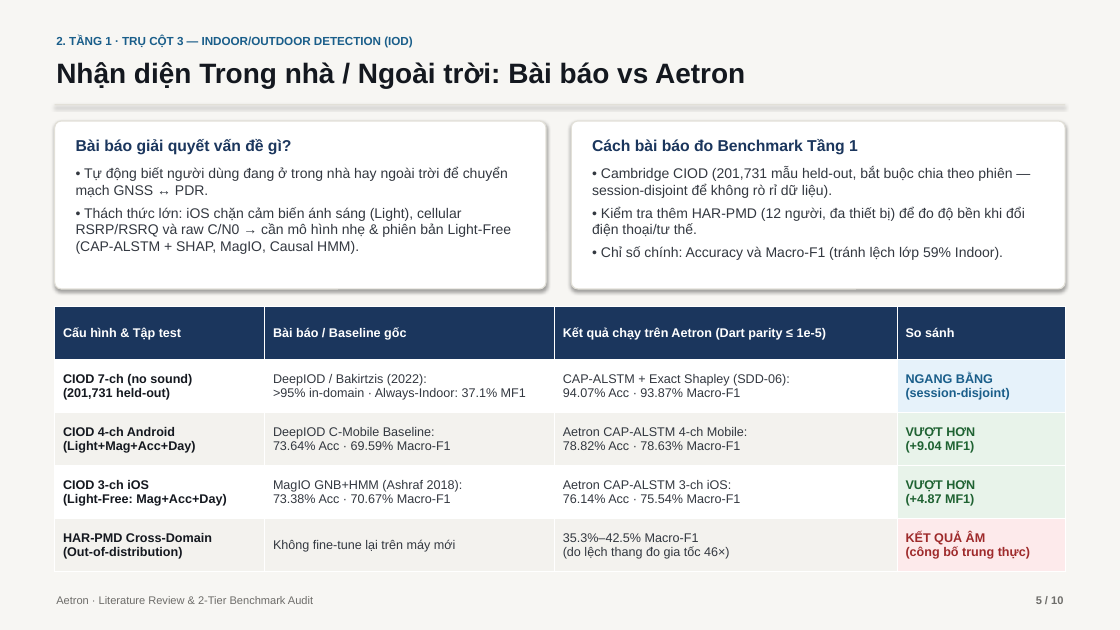
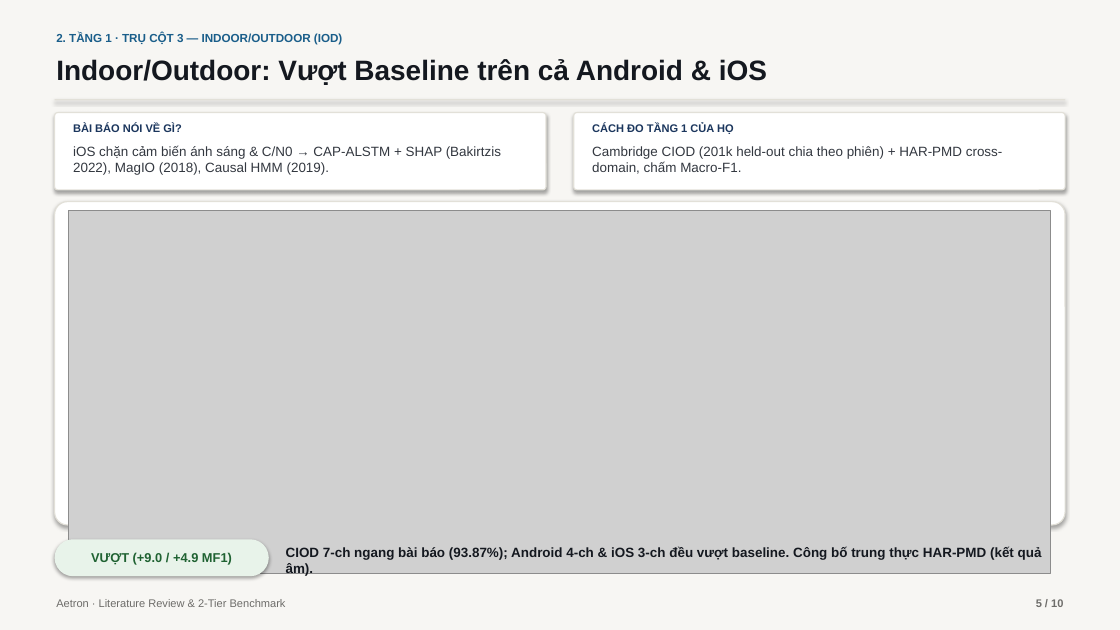
Before and after one commit to DB-Ducbao113/Aetron, a slide deck: slide 5 of docs/thesis_overleaf/Aetron_Literature_Review.pptx. Drawn at 1120x630 pixels with LibreOffice and Linux fonts; fonts in the diff are those of the drawing; grey boxes stand for pictures. Boxes give left, top, right and bottom in pixels: in the first picture for what was removed or moved away, otherwise in the second. Text is boxed around its words. In the diff, an @@ line names an element or a change of style, - is before the commit and + after.

```diff
--- a/docs/thesis_overleaf/Aetron_Literature_Review.pptx
+++ b/docs/thesis_overleaf/Aetron_Literature_Review.pptx
@@ text at [56,33,342,45]: text changed @@
-2. TẦNG 1 · TRỤ CỘT 3 — INDOOR/OUTDOOR DETECTION (IOD)
+2. TẦNG 1 · TRỤ CỘT 3 — INDOOR/OUTDOOR (IOD)
@@ text at [56,59,767,85]: text changed @@
-Nhận diện Trong nhà / Ngoài trời: Bài báo vs Aetron
+Indoor/Outdoor: Vượt Baseline trên cả Android & iOS
@@ rectangle: place and size @@
-rectangle at [55,104,1065,105]
+rectangle at [55,99,1065,100]
@@ rounded rectangle: place and size @@
-rounded rectangle at [55,121,546,289]
+rounded rectangle at [55,113,546,190]
@@ rounded rectangle: place and size @@
-rounded rectangle at [571,121,1065,289]
+rounded rectangle at [574,113,1065,190]
@@ text at [73,123,181,134]: text changed; size 13.5 to 9.5 pt @@
-Bài báo giải quyết vấn đề gì?
+BÀI BÁO NÓI VỀ GÌ?
@@ text at [73,145,501,175]: text changed; size 12 to 11.5 pt @@
-• Tự động biết người dùng đang ở trong nhà hay ngoài trời để chuyển mạch GNSS ↔ PDR.
-• Thách thức lớn: iOS chặn cảm biến ánh sáng (Light), cellular RSRP/RSRQ và raw C/N0 → cần mô hình nhẹ & phiên bản Light-Free (CAP-ALSTM + SHAP, MagIO, Causal HMM).
+iOS chặn cảm biến ánh sáng & C/N0 → CAP-ALSTM + SHAP (Bakirtzis 2022), MagIO (2018), Causal HMM (2019).
@@ text at [592,123,734,134]: text changed; size 13.5 to 9.5 pt @@
-Cách bài báo đo Benchmark Tầng 1
+CÁCH ĐO TẦNG 1 CỦA HỌ
@@ text at [592,146,1003,174]: text changed; size 12 to 11.5 pt @@
-• Cambridge CIOD (201,731 mẫu held-out, bắt buộc chia theo phiên — session-disjoint để không rò rỉ dữ liệu).
-• Kiểm tra thêm HAR-PMD (12 người, đa thiết bị) để đo độ bền khi đổi điện thoại/tư thế.
-• Chỉ số chính: Accuracy và Macro-F1 (tránh lệch lớp 59% Indoor).
+Cambridge CIOD (201k held-out chia theo phiên) + HAR-PMD cross-domain, chấm Macro-F1.
@@ rounded rectangle added at [55,202,1065,525], fill #FFFFFF, outline #E2E0D8 1 pt @@
@@ picture added at [69,210,1050,574] @@
@@ table removed at [55,307,1065,571], 5 rows, 4 columns @@
-Cấu hình & Tập test | Bài báo / Baseline gốc | Kết quả chạy trên Aetron (Dart parity ≤ 1e-5) | So sánh
-CIOD 7-ch (no sound) (201,731 held-out) | DeepIOD / Bakirtzis (2022): >95% in-domain · Always-Indoor: 37.1% MF1 | CAP-ALSTM + Exact Shapley (SDD-06): 94.07% Acc · 93.87% Macro-F1 | NGANG BẰNG (session-disjoint)
-CIOD 4-ch Android (Light+Mag+Acc+Day) | DeepIOD C-Mobile Baseline: 73.64% Acc · 69.59% Macro-F1 | Aetron CAP-ALSTM 4-ch Mobile: 78.82% Acc · 78.63% Macro-F1 | VƯỢT HƠN (+9.04 MF1)
-CIOD 3-ch iOS (Light-Free: Mag+Acc+Day) | MagIO GNB+HMM (Ashraf 2018): 73.38% Acc · 70.67% Macro-F1 | Aetron CAP-ALSTM 3-ch iOS: 76.14% Acc · 75.54% Macro-F1 | VƯỢT HƠN (+4.87 MF1)
-HAR-PMD Cross-Domain (Out-of-distribution) | Không fine-tune lại trên máy mới | 35.3%–42.5% Macro-F1 (do lệch thang đo gia tốc 46×) | KẾT QUẢ ÂM (công bố trung thực)
@@ rounded rectangle added at [55,539,269,576], fill #E8F3EA, 11 pt, text #1F6232, bold @@
+VƯỢT (+9.0 / +4.9 MF1)
@@ text added at [286,547,1042,577], 11.5 pt, text #14181F, bold @@
+CIOD 7-ch ngang bài báo (93.87%); Android 4-ch & iOS 3-ch đều vượt baseline. Công bố trung thực HAR-PMD (kết quả âm).
@@ text at [56,599,286,607]: text changed @@
-Aetron · Literature Review & 2-Tier Benchmark Audit
+Aetron · Literature Review & 2-Tier Benchmark
```
Also in this commit, not shown: 9 other slides changed, 5 other files.
